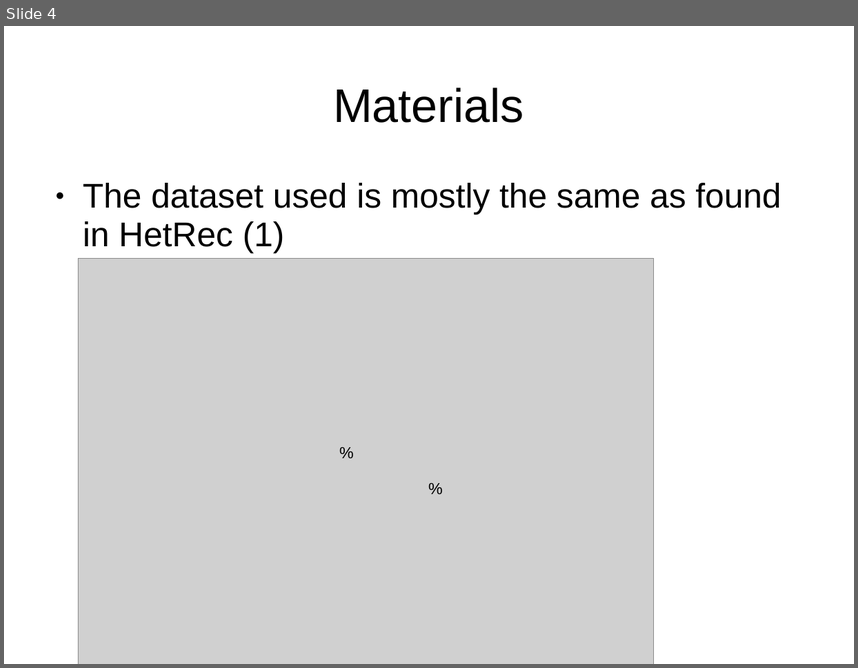
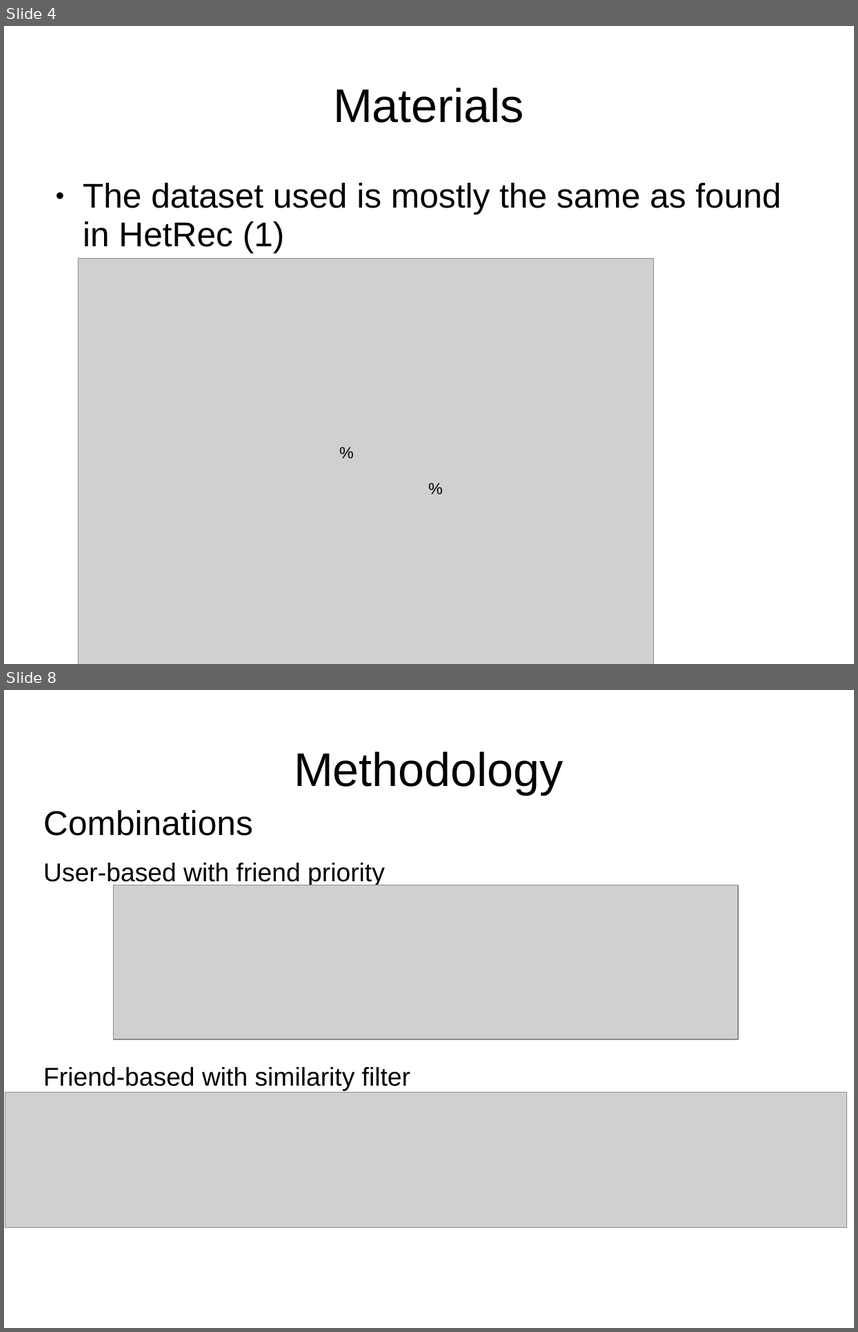
Before and after one commit to nvtslot/IR-recommender-lastfm, a slide deck: presentation.ppt. Shown one above the other, each under a label of ours: slide 4 before the commit, slides 4 and 8 after it; the slides between them are not shown. The pictures are 858x668 and 858x1332 pixels, drawn with LibreOffice and Linux fonts; fonts in the diff are those of the drawing; grey boxes stand for pictures. Boxes give left, top, right and bottom in pixels: in the first picture for what was removed or moved away, otherwise in the second. Text is boxed around its words. In the diff, an @@ line names an element or a change of style, - is before the commit and + after.

```diff
--- a/presentation.ppt
+++ b/presentation.ppt
@@ slide 8 added at [4, 690, 854, 1328], background #FFFFFF @@
@@ title added at [294, 751, 564, 794], 44 pt, text #000000 @@
+Methodology
@@ text added at [43, 810, 410, 1091], 24 pt, text #000000 @@
+Combinations
+User-based with friend priority
+Friend-based with similarity filter
@@ picture added at [114, 885, 738, 1039] @@
@@ picture added at [5, 1092, 846, 1228] @@
```
Also in this commit, not shown: 5 slides changed, 2 other slides added, 2 slides removed.
